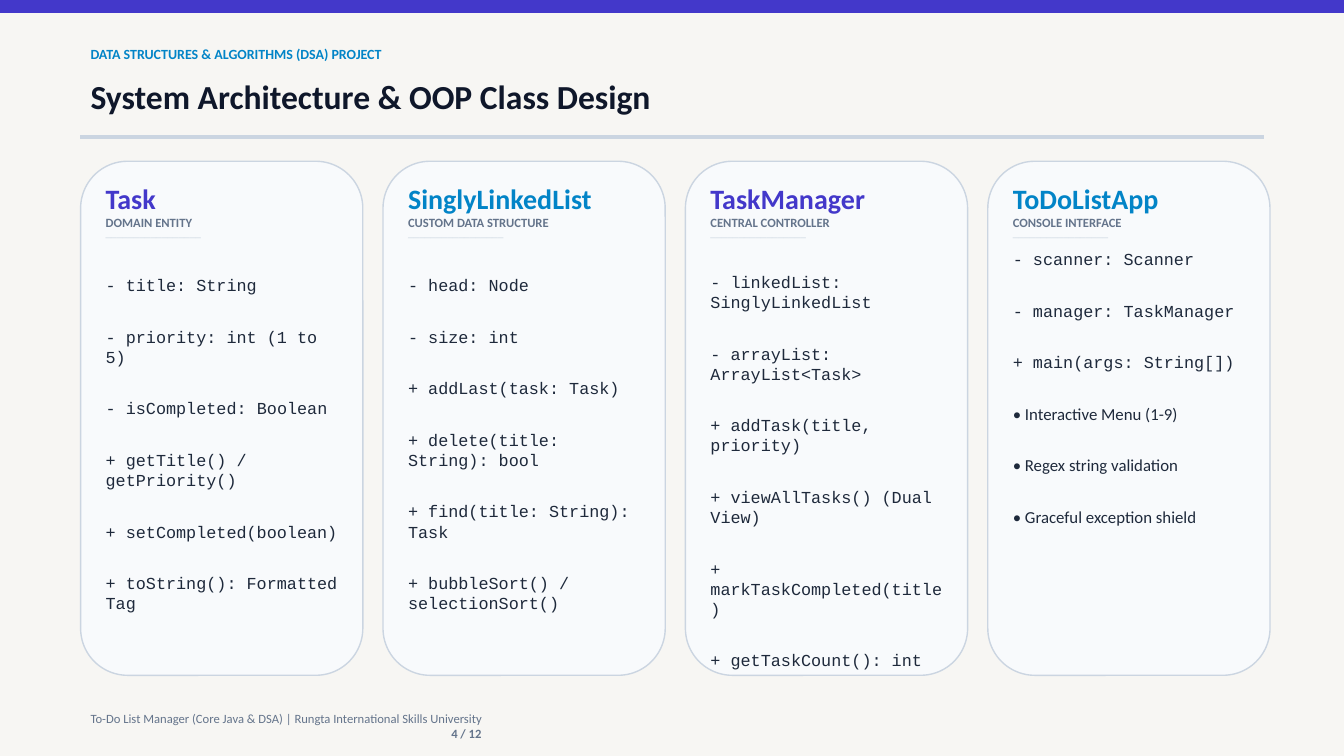
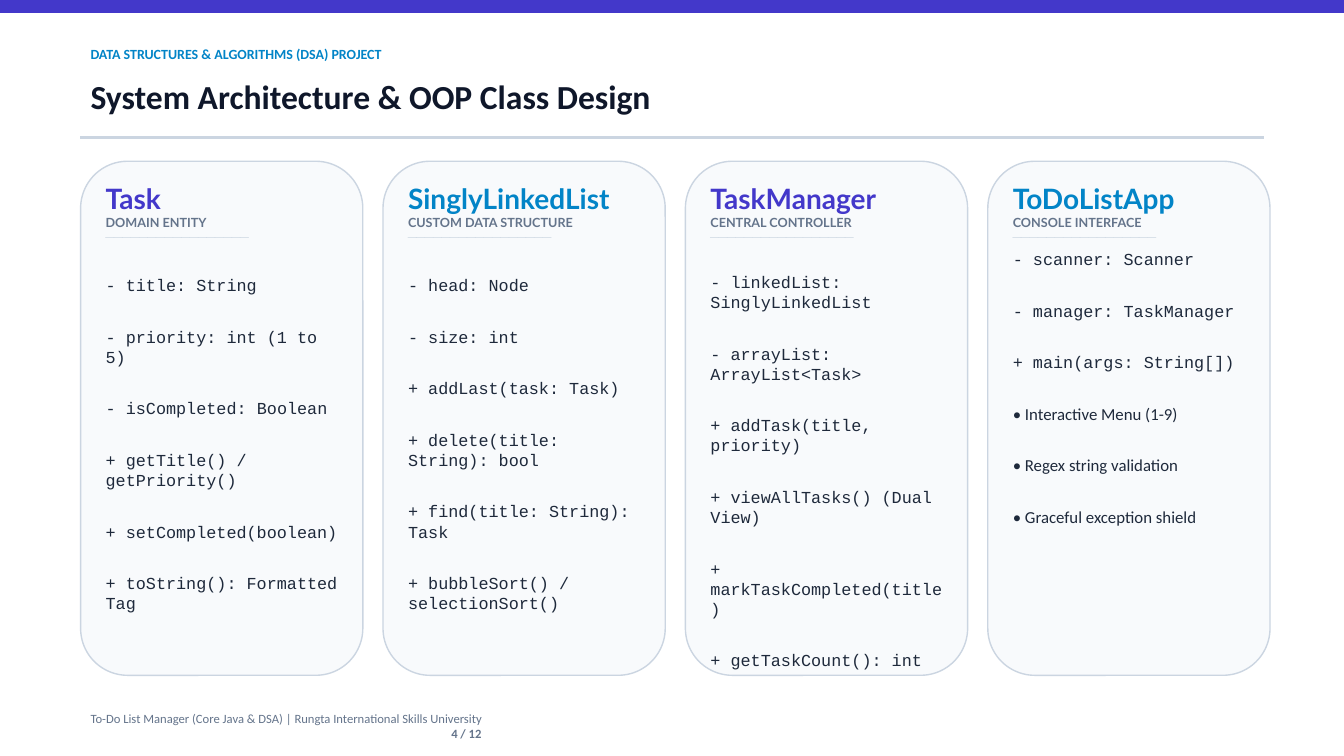
Before and after one commit to itskunwarshivam/DSA, a slide deck: slide 4 of To-Do_List_Manager_Presentation.pptx. Drawn at 1344x756 pixels with LibreOffice and Linux fonts; fonts in the diff are those of the drawing. Boxes give left, top, right and bottom in pixels: in the first picture for what was removed or moved away, otherwise in the second. Text is boxed around its words. In the diff, an @@ line names an element or a change of style, - is before the commit and + after.

```diff
--- a/To-Do_List_Manager_Presentation.pptx
+++ b/To-Do_List_Manager_Presentation.pptx
@@ background #F7F6F3 to #FFFFFF @@
@@ text at box(106, 188, 207, 227): font Calibri to Lato in "Task", "DOMAIN ENTITY", "─────────────────" @@
@@ text at box(408, 188, 609, 227): font Calibri to Lato in "SinglyLinkedList", "CUSTOM DATA STRUCTURE", "─────────────────" @@
@@ text at box(710, 188, 876, 227): font Calibri to Lato in "TaskManager", "CENTRAL CONTROLLER", "─────────────────" @@
@@ text at box(1013, 188, 1175, 227): font Calibri to Lato in "ToDoListApp", "CONSOLE INTERFACE", "─────────────────" @@
```
Also in this commit, not shown: 11 other slides changed.
